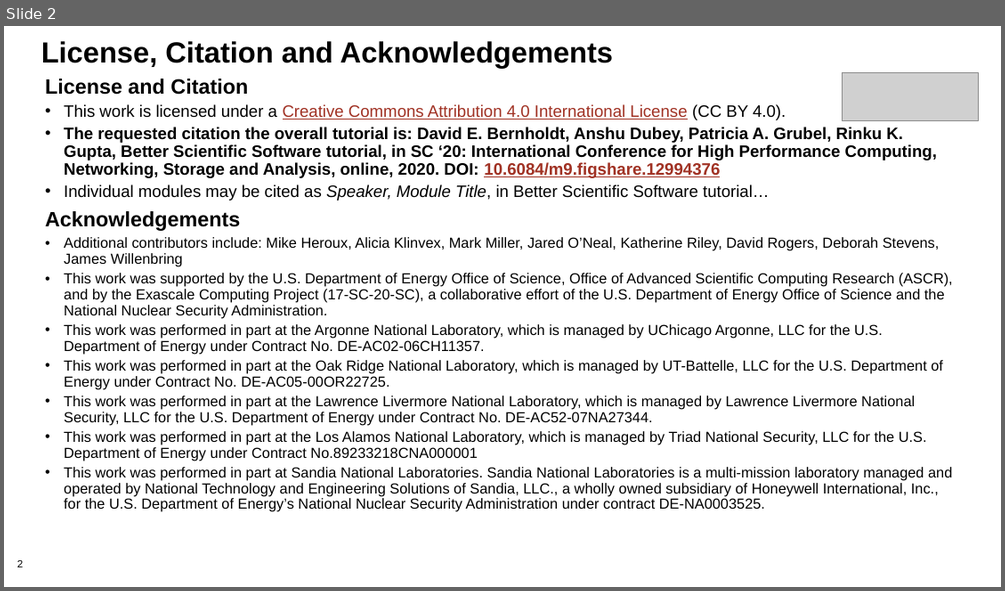
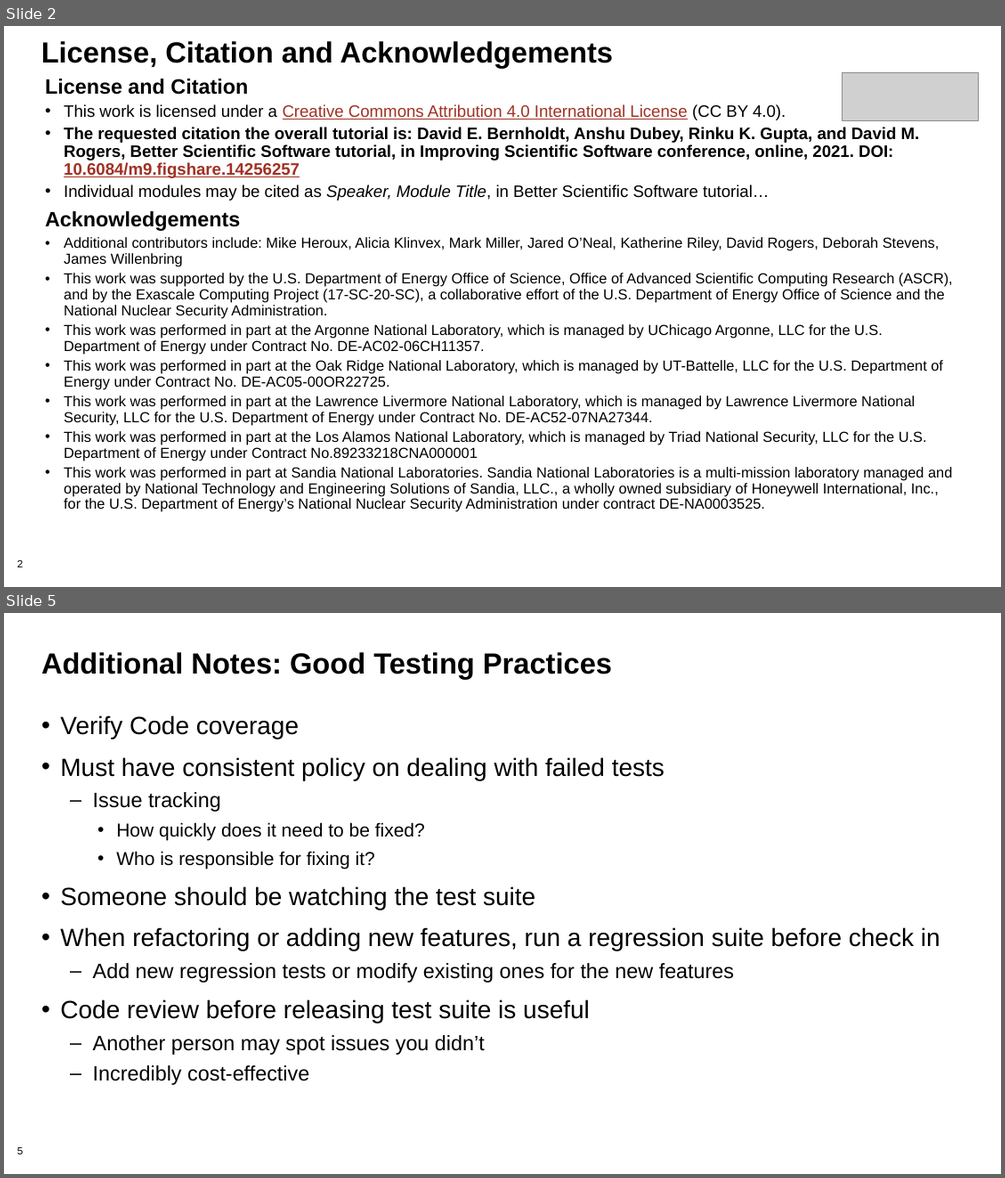
Before and after one commit to bssw-tutorial/presentations, a slide deck: testing2.pptx. Shown one above the other, each under a label of ours: slide 2 before the commit, slides 2 and 5 after it; the slides between them are not shown. The pictures are 1005x591 and 1005x1178 pixels, drawn with LibreOffice and Linux fonts; fonts in the diff are those of the drawing; grey boxes stand for pictures; background and template pictures are left out. Boxes give left, top, right and bottom in pixels: in the first picture for what was removed or moved away, otherwise in the second. Text is boxed around its words. In the diff, an @@ line names an element or a change of style, - is before the commit and + after.

Commit message:
Use the ISS testing presentations as the starting point for ISC.

```diff
--- a/testing2.pptx
+++ b/testing2.pptx
@@ slide 5 added at (x1=4, y1=613, x2=1001, y2=1174), background #FFFFFF; not listed: 1 template element that a slide beside it also shows @@
@@ title added at (x1=41, y1=652, x2=612, y2=679), 28 pt, text #000000, bold @@
+Additional Notes: Good Testing Practices
@@ text added at (x1=60, y1=715, x2=940, y2=1054), 24 pt, text #000000 @@
+• Verify Code coverage
+• Must have consistent policy on dealing with failed tests
+  – Issue tracking
+    • How quickly does it need to be fixed?
+    • Who is responsible for fixing it?
+• Someone should be watching the test suite
+• When refactoring or adding new features, run a regression suite before check in
+  – Add new regression tests or modify existing ones for the new features
+• Code review before releasing test suite is useful
+  – Another person may spot issues you didn’t
+  – Incredibly cost-effective
@@ slide 2 changed as well @@
@@ text at (x1=64, y1=127, x2=920, y2=178): text changed @@
-• The requested citation the overall tutorial is: David E. Bernholdt, Anshu Dubey, Patricia A. Grubel, Rinku K. Gupta, Better Scientific Software tutorial, in SC ‘20: International Conference for High Performance Computing, Networking, Storage and Analysis, online, 2020. DOI: 10.6084/m9.figshare.12994376
+• The requested citation the overall tutorial is: David E. Bernholdt, Anshu Dubey, Rinku K. Gupta, and David M. Rogers, Better Scientific Software tutorial, in Improving Scientific Software conference, online, 2021. DOI: 10.6084/m9.figshare.14256257
```
Also in this commit, not shown: 7 other slides changed, 5 other slides added.
